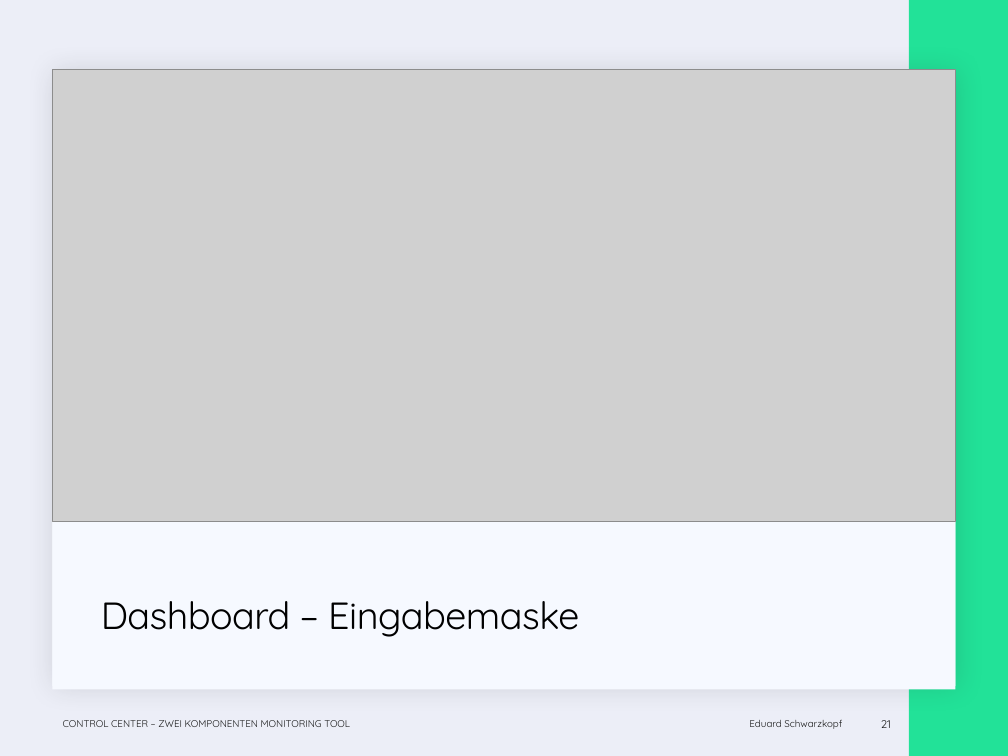
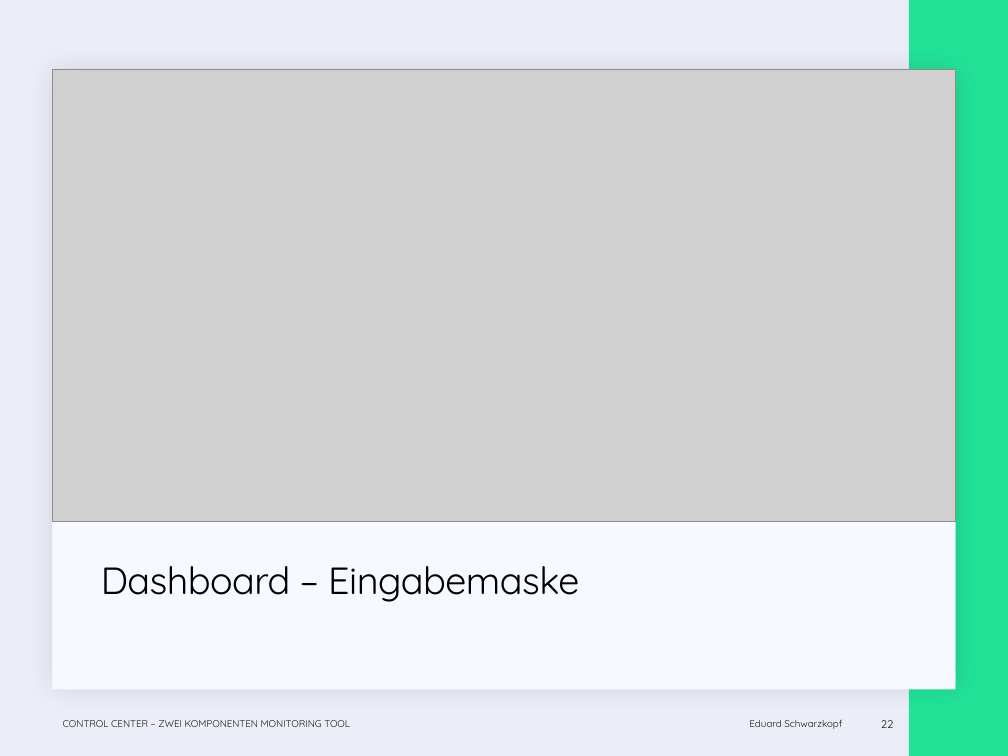
Before and after one commit to EduardSchwarzkopf/Abschlusspr-sentation, a slide deck: slide 22 of Abschluss_präsi.pptx (slide 21 before the commit). Drawn at 1008x756 pixels with LibreOffice and Linux fonts; fonts in the diff are those of the drawing; grey boxes stand for pictures. Boxes give left, top, right and bottom in pixels: in the first picture for what was removed or moved away, otherwise in the second. Text is boxed around its words. In the diff, an @@ line names an element or a change of style, - is before the commit and + after.

```diff
--- a/Abschluss_präsi.pptx
+++ b/Abschluss_präsi.pptx
@@ title "Dashboard – Eingabemaske": place and size @@
-title "Dashboard – Eingabemaske" at [101,601,579,637]
+title "Dashboard – Eingabemaske" at [101,566,579,602]
@@ page number at [881,720,894,728]: text changed @@
-21
+22
```
Also in this commit, not shown: 11 other slides changed, 1 slide added.
